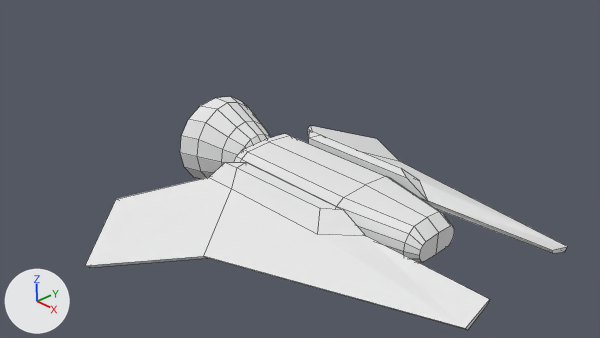
Renders of the Blender file asset_sources/passer.blend from each side of a commit.
One viewpoint serves both versions: the file's camera 'Camera'. Arrows for +X, +Y and +Z are at lower left; the lights stay in place. Mesh edges are drawn as thin lines.

The scene before the commit, as lines of its bpy script (objects in view):
```python
mat_material = diffuse_material('Material')
mat_material.base_color = (0.8, 0.8, 0.8)  # white #e7e7e7
me_cube = bpy.data.meshes.new('Cube')
me_cube.from_pydata(...)  # 156 vertices, 131 faces; spans x -1.71..4.49, y -3.32..0.0, z -0.38..1.24
me_cube.materials.append(mat_material)  # white #e7e7e7
ob_cube = bpy.data.objects.new('Cube', me_cube)
ob_cube.location = (0.0, 0.0, 0.0)
_m = ob_cube.modifiers.new('Mirror', 'MIRROR')
_m.use_axis = (False, True, False)
_m.use_clip = True
```
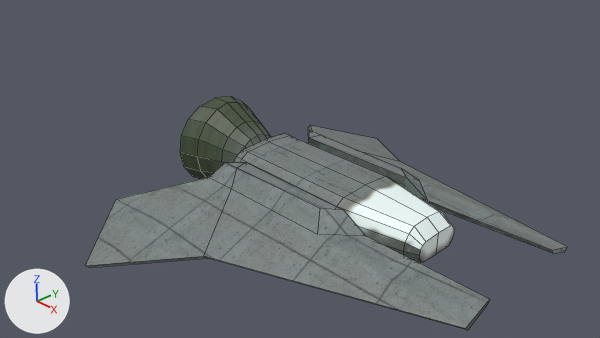
The newer file is also rescaled (x0.306) as a whole; pictures and numbers use the older file's frame.

Location of each change, (x1, y1, x2, y2) in pixels of the pictures (600 x 338 px):
'Cube', surface changed, reshaped, modifiers changed (white to grey)
    both: (85, 97, 567, 330)
part 1 of me_cube, added
    after: (308, 126, 567, 253)
part 2 of me_cube, added
    after: (216, 97, 454, 254)

Patch to the scene script:
```diff
--- a/asset_sources/passer.blend.py
+++ b/asset_sources/passer.blend.py
@@ img_untitled @@
+img_untitled = load_image('Untitled', '../assets/textures/passer_merchant.tga', 1024, 1024, 'sRGB')
@@ mat_material @@
-mat_material = diffuse_material('Material')
-mat_material.base_color = (0.8, 0.8, 0.8)  # white #e7e7e7
+mat_material = principled_material('Material')
+mat_material.texture = img_untitled
@@ me_cube @@
 # used by ob_cube; location = (0.0, 0.0, 0.0)
-me_cube.from_pydata(...)  # 156 vertices, 131 faces; spans x -1.71..4.49, y -3.32..0.0, z -0.38..1.24
+me_cube.from_pydata(...)  # 282 vertices, 262 faces; spans x -1.71..4.49, y -3.32..3.32, z -0.38..1.24
+# me_cube part 1: the loose piece of 21 vertices spanning x -1.58..4.49, y -3.32..-0.69, z -0.32..0.78 is copied, and the copy is mirrored in y about the mesh origin; it spans x -1.58..4.49, y 0.69..3.32, z -0.32..0.78
+# me_cube part 2
+# 86 vertices are added at x -1.71..3.23, y 0.15..0.85, z -0.32..1.18
+# 7 new vertices lie (0.27, 0.0, 0.0) away from vertices in x -1.71, y 0.24..0.67, z -0.22..1.08
+# 7 new vertices lie (0.06, 0.0, 0.0) away from vertices in x -0.42, y 0.17..0.35, z 0.15..0.71
+# 5 new vertices lie (0.35, -0.12, 0.0) away from vertices in x -1.71, y 0.35..0.85, z -0.32..1.18
+# 114 new faces join them
 me_cube.materials.append(mat_material)
@@ ob_cube @@
 ob_cube.location = (0.0, 0.0, 0.0)
-_m = ob_cube.modifiers.new('Mirror', 'MIRROR')
-_m.use_axis = (False, True, False)
-_m.use_clip = True
```
